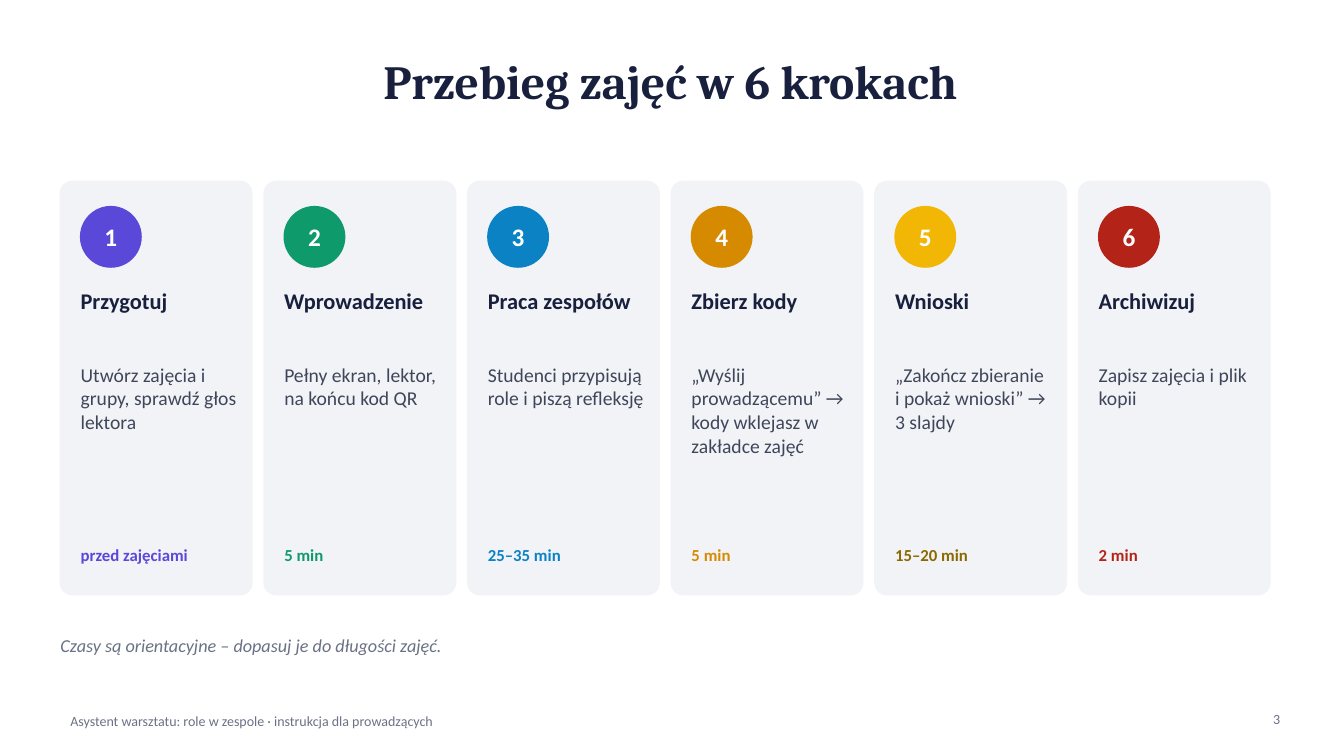
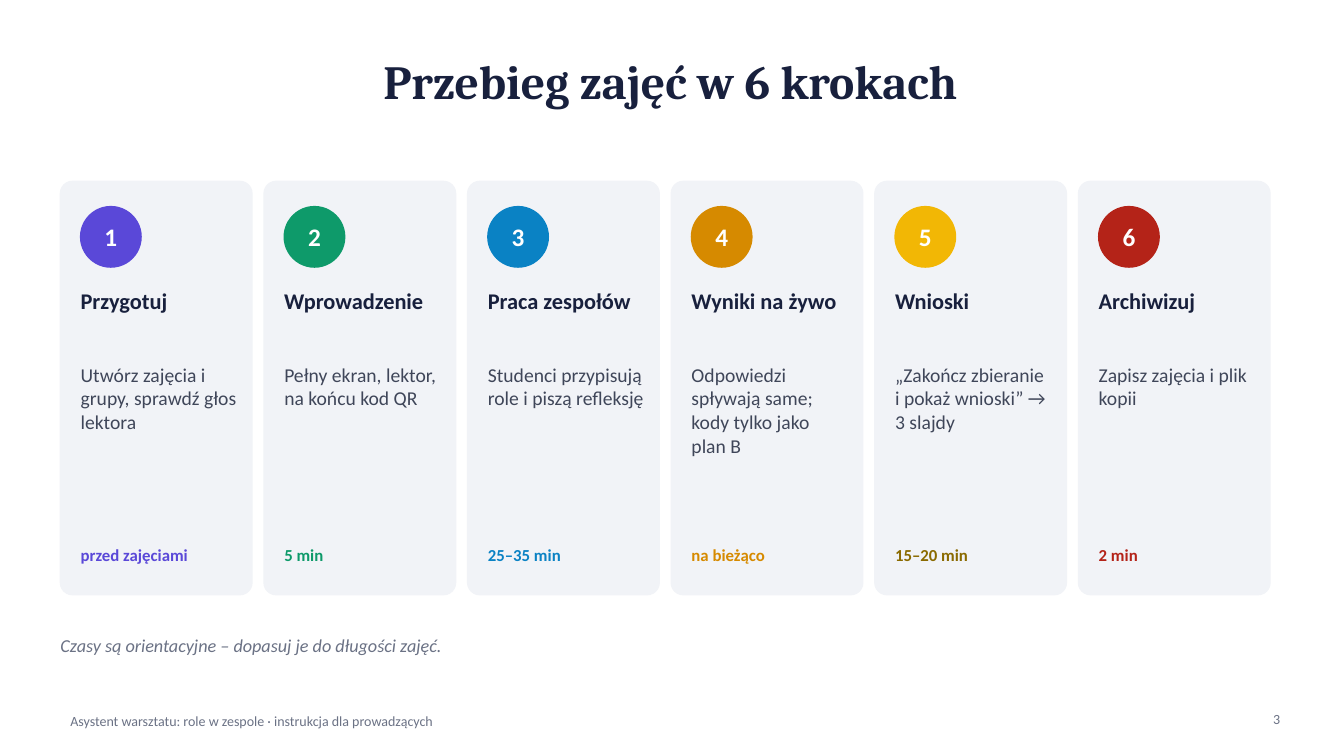
Before and after one commit to lwawrzynek/team-roles-workshop, a slide deck: slide 3 of Instrukcja-dla-prowadzacych.pptx. Drawn at 1344x756 pixels with LibreOffice and Linux fonts; fonts in the diff are those of the drawing. Boxes give left, top, right and bottom in pixels: in the first picture for what was removed or moved away, otherwise in the second. Text is boxed around its words. In the diff, an @@ line names an element or a change of style, - is before the commit and + after.

```diff
--- a/Instrukcja-dla-prowadzacych.pptx
+++ b/Instrukcja-dla-prowadzacych.pptx
@@ text at (691,293,837,313): text changed @@
-Zbierz kody
+Wyniki na żywo
@@ text at (691,368,813,456): text changed @@
-„Wyślij prowadzącemu” → kody wklejasz w zakładce zajęć
+Odpowiedzi spływają same; kody tylko jako plan B
@@ text at (691,549,765,564): text changed @@
-5 min
+na bieżąco
```
Also in this commit, not shown: 11 other slides changed, 1 slide added.
